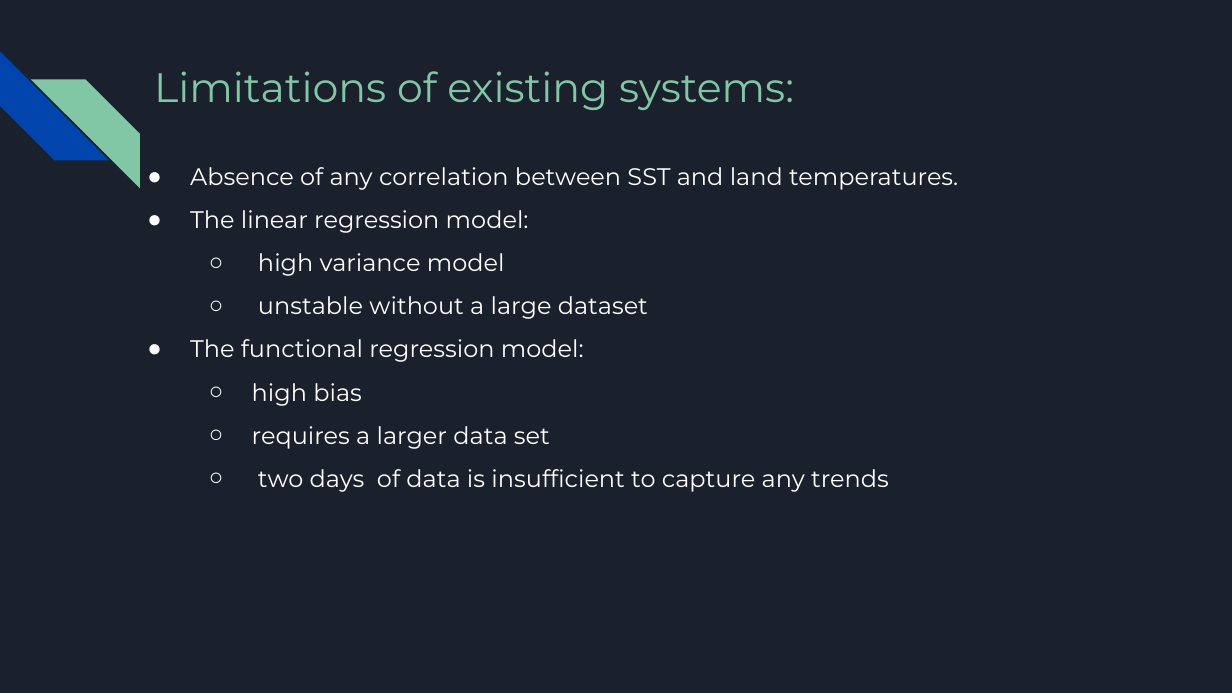
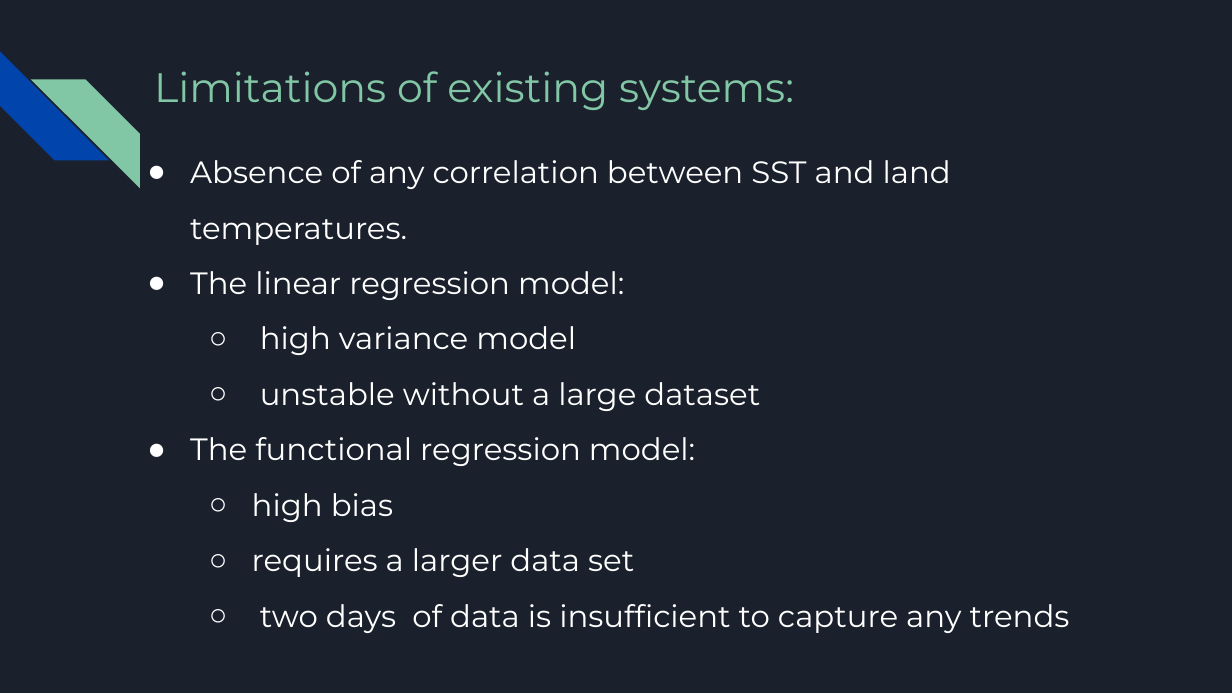
Before and after one commit to NavaneethVijay/vtuproject, a slide deck: slide 9 of PPT/Phase-I-Seminar.pptx (slide 10 before the commit). Drawn at 1232x693 pixels with LibreOffice and Linux fonts; fonts in the diff are those of the drawing. Boxes give left, top, right and bottom in pixels: in the first picture for what was removed or moved away, otherwise in the second. Text is boxed around its words. In the diff, an @@ line names an element or a change of style, - is before the commit and + after.

```diff
--- a/PPT/Phase-I-Seminar.pptx
+++ b/PPT/Phase-I-Seminar.pptx
@@ text "Absence of any correlation between ...": place and size @@
-text "Absence of any correlation between ..." at <box>190,167,958,492</box>
+text "Absence of any correlation between ..." at <box>190,160,1070,633</box>
@@ text "Absence of any correlation between ..." at <box>190,160,1070,633</box>: size 14 to 18 pt @@
```
Also in this commit, not shown: 6 other slides changed, 5 slides added, 18 slides removed.
